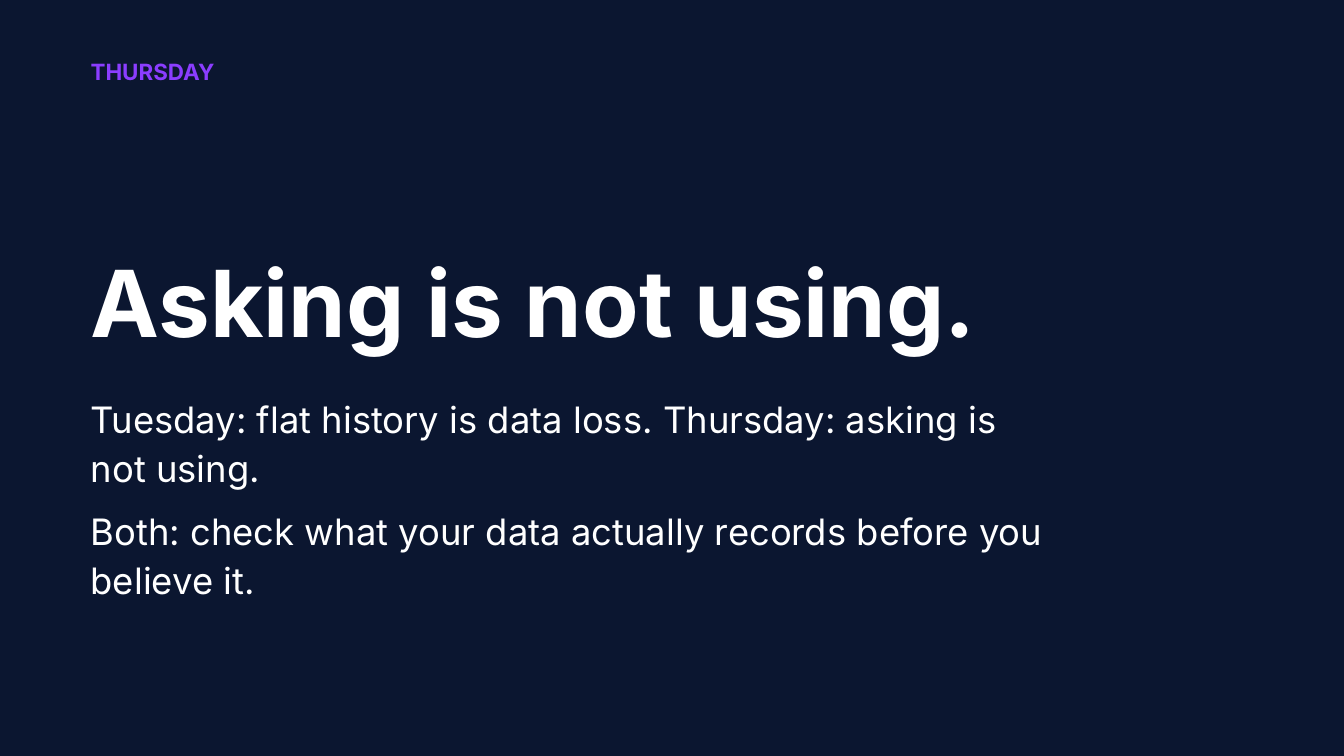
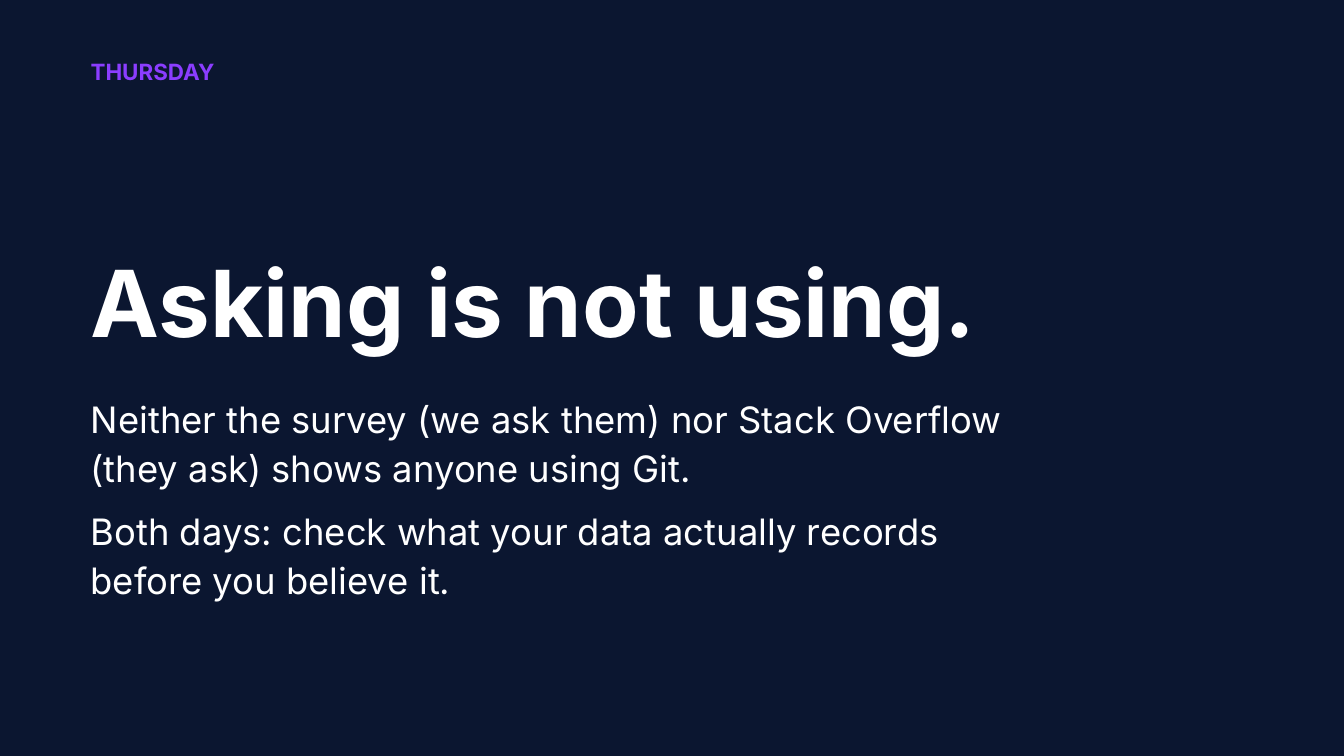
Before and after one commit to shubham3-ucb/cs294-pl, a slide deck: slide 22 of slides/thursday_app.pptx (slide 21 before the commit). Drawn at 1344x756 pixels with LibreOffice and Linux fonts; fonts in the diff are those of the drawing. Boxes give left, top, right and bottom in pixels: in the first picture for what was removed or moved away, otherwise in the second. Text is boxed around its words. In the diff, an @@ line names an element or a change of style, - is before the commit and + after.

```diff
--- a/slides/thursday_app.pptx
+++ b/slides/thursday_app.pptx
@@ text at [91,405,1001,602]: text changed @@
-Tuesday: flat history is data loss. Thursday: asking is not using.
-Both: check what your data actually records before you believe it.
+Neither the survey (we ask them) nor Stack Overflow (they ask) shows anyone using Git.
+Both days: check what your data actually records before you believe it.
```
Also in this commit, not shown: 10 other slides changed, 3 slides added, 2 slides removed, 20 other files.
